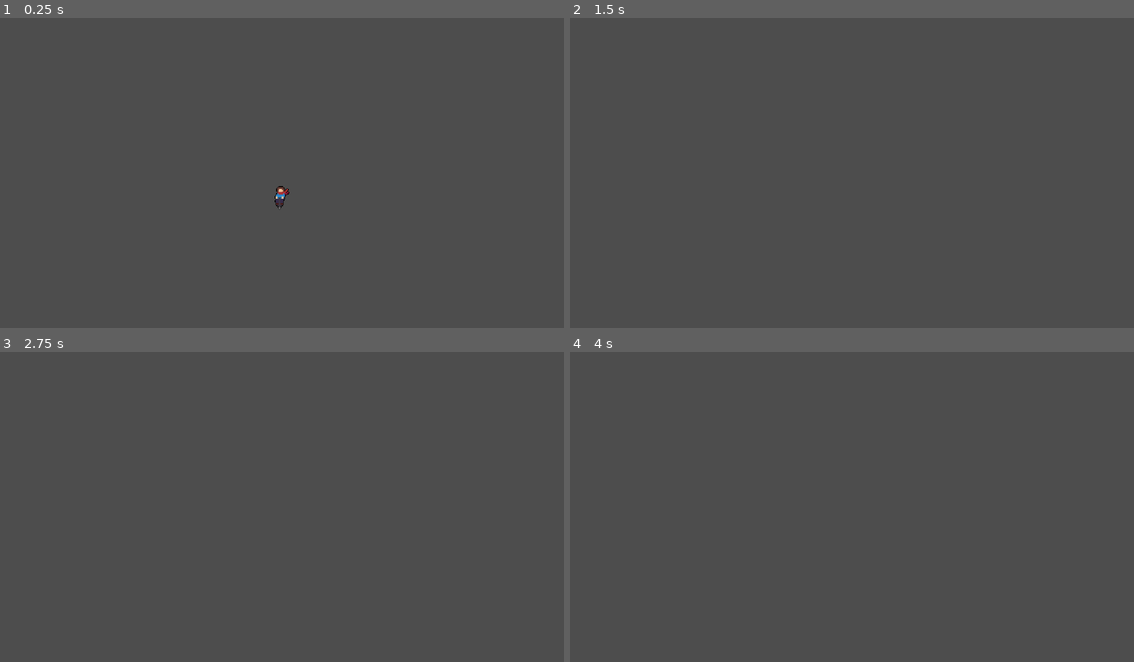
Above: before the commit, frames 1-4 (two rows, left to right).
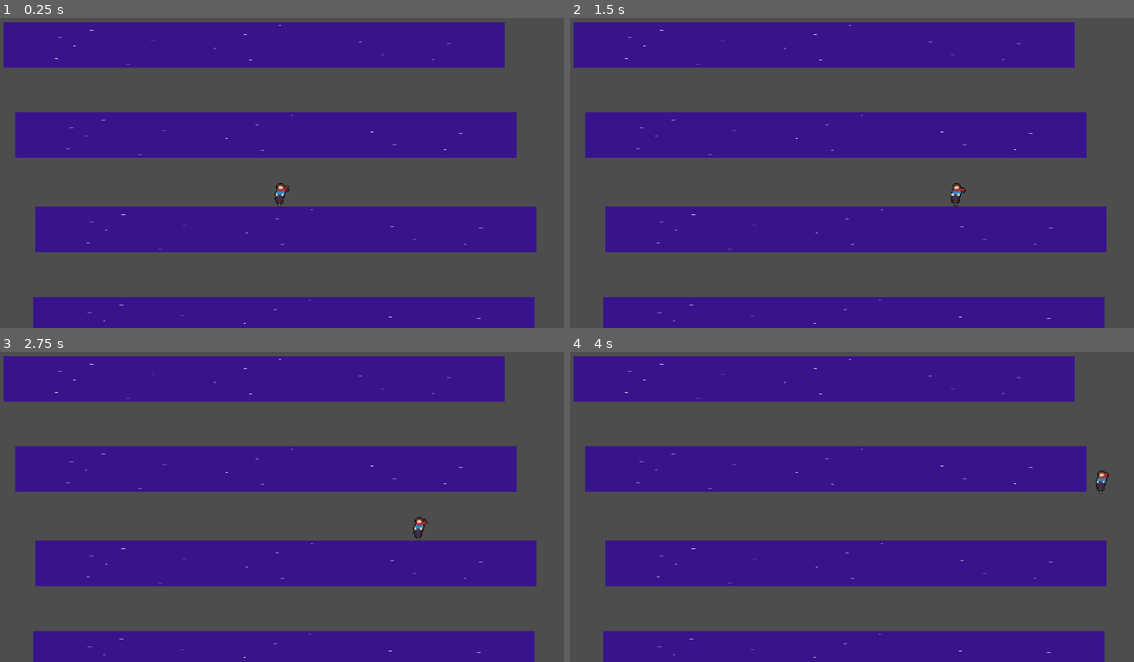
Above: after the commit, the same moments.

Repository: JMQ0598/Pogo-Game-Godot
Game: Godot game, scene res://Assets/Scenes/PlatformManagerTest.tscn
The game is run twice, just before and just after one commit, with the same random seed, the same clock (stepped at 60 frames per second) and the same inputs. This scene is started directly instead of the project's main scene.
Inputs:
- Up to frame 1 (0.25 s): no input
- Up to frame 2 (1.5 s): hold D (walk_right) from 0.53 s (still down); tap W (walk_up) at 0.77 s
- Up to frame 3 (2.75 s): tap W (walk_up) at 1.52 s; release D (walk_right) at 2.03 s; hold A (walk_left) from 2.03 s (still down)
- Up to frame 4 (4 s): tap Enter at 2.75 s; release A (walk_left) at 2.78 s; hold D (walk_right) from 2.78 s (still down); tap W (walk_up) at 3.02, 3.77 s

The runs differ from the first frame. In frame 1, 48% of the frame differs, in the area x 0-96%, y 1-100%; in frame 2, 48%; in frame 3, 48%; in frame 4, 48%.

Commit message:
Rewriting PlatformManager script WIP

Diff:
--- a/pogo-game/Assets/Scenes/PlatformManagerTest.tscn
+++ b/pogo-game/Assets/Scenes/PlatformManagerTest.tscn
@@ -1,8 +1,9 @@
-[gd_scene load_steps=4 format=3 uid="uid://ctxvbrx7dy5dk"]
+[gd_scene load_steps=5 format=3 uid="uid://ctxvbrx7dy5dk"]
 
 [ext_resource type="PackedScene" uid="uid://cw56xyjx7etgj" path="res://Assets/Scenes/pogo_girl.tscn" id="2_fv2x3"]
 [ext_resource type="PackedScene" uid="uid://cacs1lk0pxut2" path="res://Assets/Scenes/PlatformManager.tscn" id="4_fv2x3"]
 [ext_resource type="Script" uid="uid://bb2m6aukep01g" path="res://Assets/Scripts/camera_follow.gd" id="4_nyqyp"]
+[ext_resource type="PackedScene" uid="uid://bxb3162d0x5dk" path="res://Assets/Scenes/platform.tscn" id="4_u4alj"]
 
 [node name="PlatformManagerTest" type="Node2D"]
 
@@ -12,8 +13,19 @@
 scale = Vector2(0.99999994, 0.99999994)
 script = ExtResource("4_nyqyp")
 follow_target = NodePath("../PogoGirl")
-can_go_down = true
 
-[node name="PlatformManager" parent="." node_paths=PackedStringArray("follow_target", "scene_camera") instance=ExtResource("4_fv2x3")]
-follow_target = NodePath("../PogoGirl")
-scene_camera = NodePath("../Camera2D")
+[node name="PlatformManager" parent="Camera2D" node_paths=PackedStringArray("player", "scene_camera") instance=ExtResource("4_fv2x3")]
+player = NodePath("../../PogoGirl")
+scene_camera = NodePath("..")
+
+[node name="Platform" parent="Camera2D/PlatformManager" instance=ExtResource("4_u4alj")]
+position = Vector2(4.000001, -115.999985)
+
+[node name="Platform2" parent="Camera2D/PlatformManager" instance=ExtResource("4_u4alj")]
+position = Vector2(-56.999996, -678)
+
+[node name="Platform3" parent="Camera2D/PlatformManager" instance=ExtResource("4_u4alj")]
+position = Vector2(-33, -494)
+
+[node name="Platform4" parent="Camera2D/PlatformManager" instance=ExtResource("4_u4alj")]
+position = Vector2(8.000002, -301)
--- a/pogo-game/Assets/Scenes/platform_manager.gd
+++ b/pogo-game/Assets/Scenes/platform_manager.gd
@@ -1,27 +1,27 @@
 extends Node2D
 
 var platform_prefab = preload("res://Assets/Scenes/platform.tscn")
-@export var follow_target : Node2D = null
+@export var player : Node2D = null
 @export var scene_camera : Camera2D = null
-@export var space_required: int = 400
-@export var next_platform_level: int = 300
 @export var platform_spacing: int = 200
-@export var bottom_boundary: int = 100
 @export var platforms_queue = []
 
+var camera_vertical_bound: int
+@export var bounds_buffer: int = 100
+
 func _ready() -> void:
-	pass
+	camera_vertical_bound = DisplayServer.screen_get_size().y / 2 + bounds_buffer
+	position.y = scene_camera.position.y + camera_vertical_bound
 
 func _process(delta: float) -> void:
-	if position.y - scene_camera.position.y <= space_required:
+	if absi(scene_camera.position.y - camera_vertical_bound) <= camera_vertical_bound:
 		var platform_copy = platform_prefab.instantiate()
-		platform_copy.global_position = Vector2(0, next_platform_level)
+		platform_copy.global_position = Vector2(0, position.y)
 		add_child(platform_copy)
-		next_platform_level -= platform_spacing
 		platforms_queue.push_back(platform_copy)
 
-	if follow_target.global_position.y + next_platform_level < bottom_boundary :
-		if len(platforms_queue) > 0:
-			var oldest_platform = platforms_queue.pop_front()
-			oldest_platform.queue_free()
-			bottom_boundary -= platform_spacing
+	#if follow_target.global_position.y + next_platform_level < bottom_boundary :
+		#if len(platforms_queue) > 0:
+			#var oldest_platform = platforms_queue.pop_front()
+			#oldest_platform.queue_free()
+			#bottom_boundary -= platform_spacing
